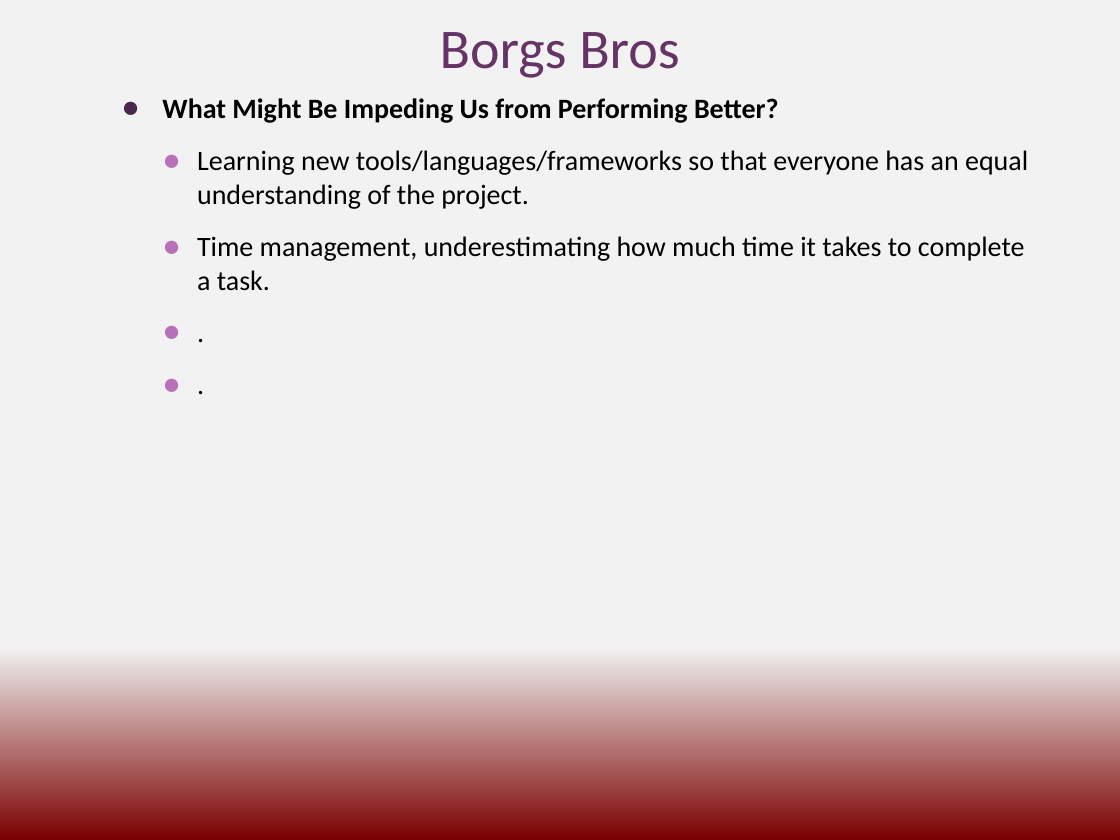
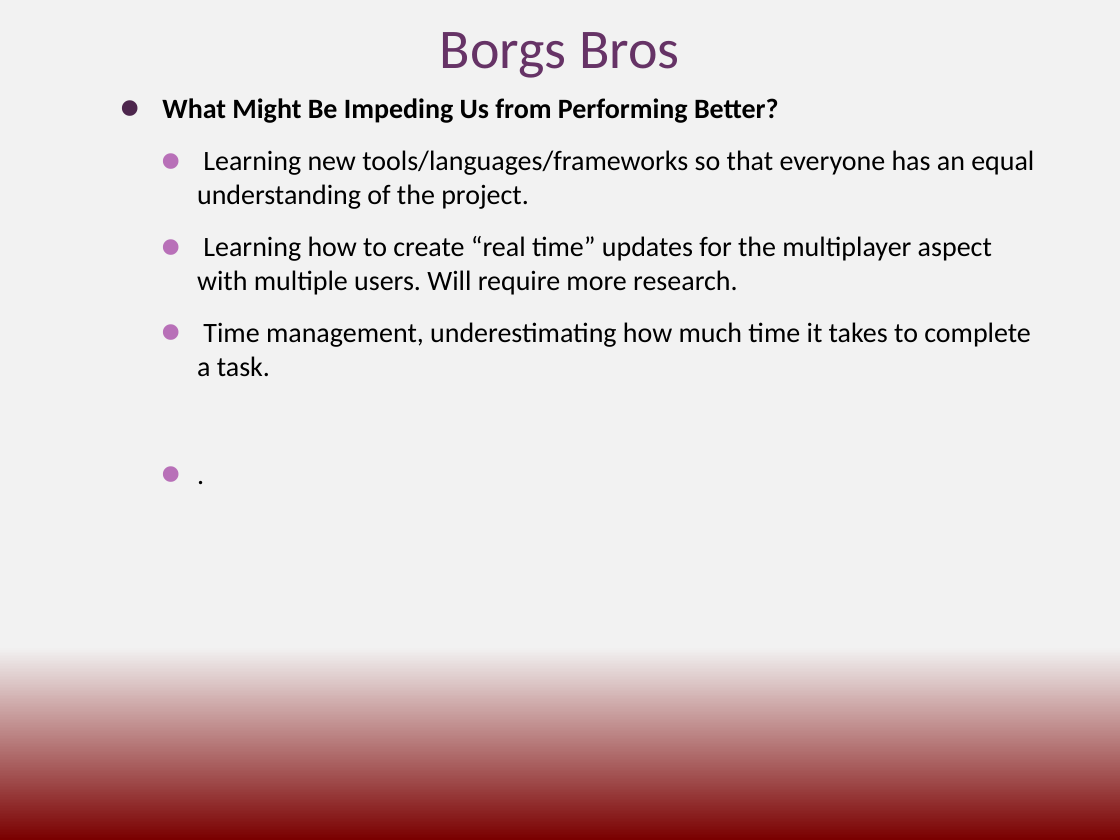
Before and after one commit to cs3398-borgs-bros/JeopardyChamp-Project, a slide deck: slide 2 of docs/Borgs_Retrospective.pptx. Drawn at 1120x840 pixels with LibreOffice and Linux fonts; fonts in the diff are those of the drawing. Boxes give left, top, right and bottom in pixels: in the first picture for what was removed or moved away, otherwise in the second. Text is boxed around its words. In the diff, an @@ line names an element or a change of style, - is before the commit and + after.

Commit message:
Update Borgs_Retrospective.pptx
merged Walter and Carter powerpoint update

```diff
--- a/docs/Borgs_Retrospective.pptx
+++ b/docs/Borgs_Retrospective.pptx
@@ text at [162,98,1034,377]: paragraph removed @@
-    ● .
@@ text at [162,98,1034,377]: bullet ● to ⚫; less space between paragraphs @@
@@ text at [197,236,992,295]: paragraph added @@
+    ⚫ Learning how to create “real time” updates for the multiplayer aspect with multiple users. Will require more research.
```
Also in this commit, not shown: 2 other slides changed.
